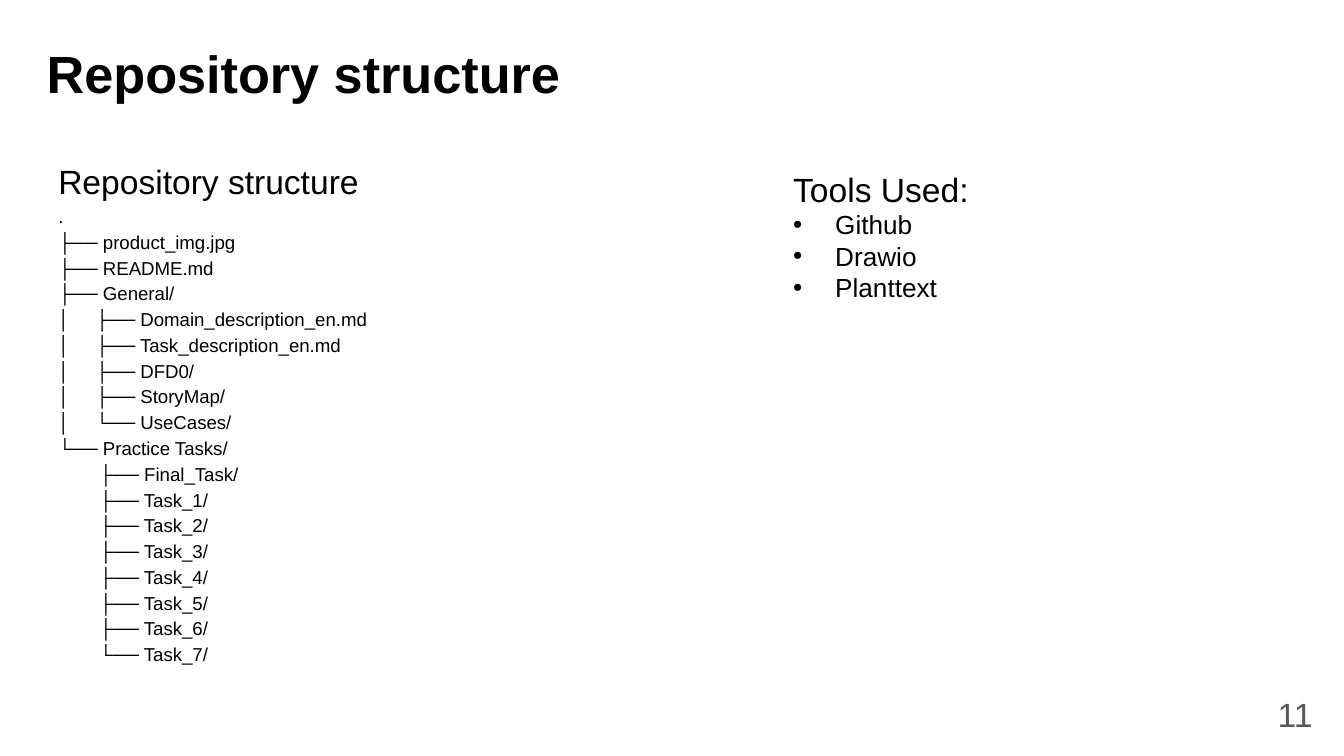
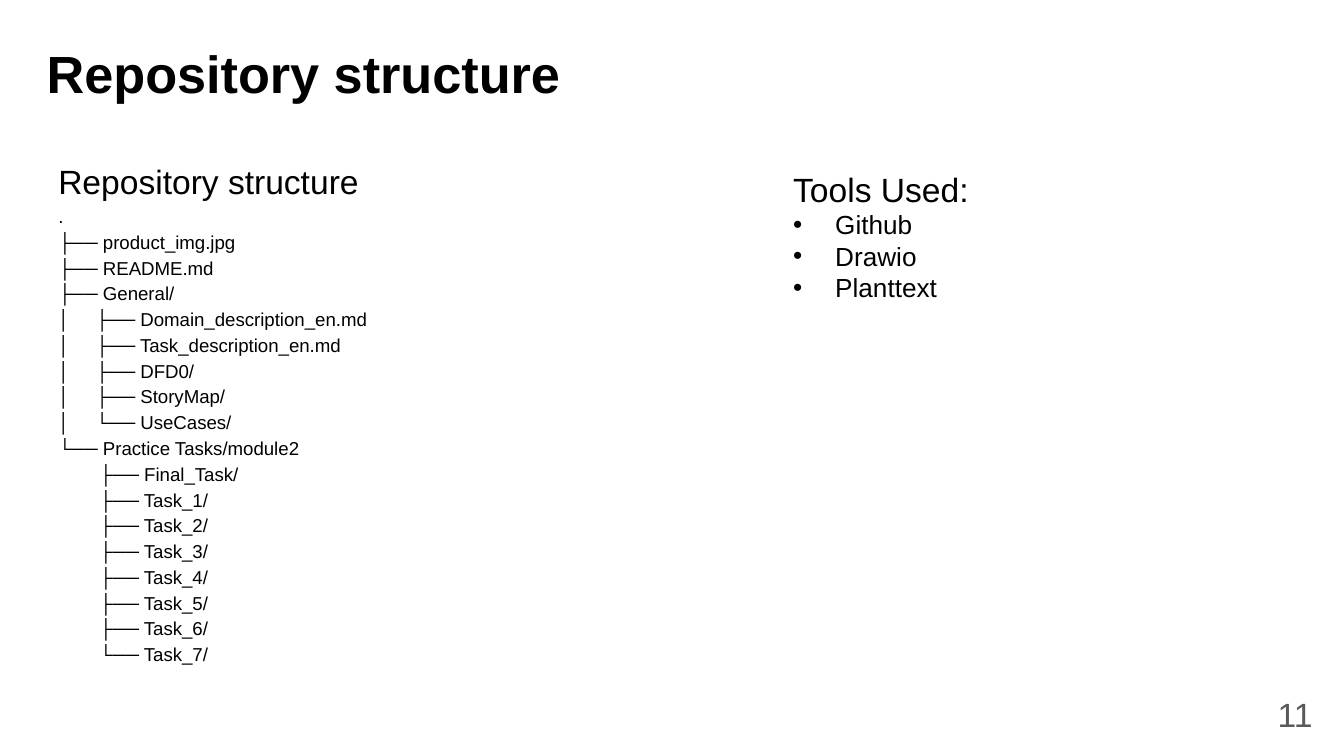
Before and after one commit to fanglores/Advanced-Software-Design, a slide deck: slide 11 of PracticeTasks/Module1/Final_Task/K8C_FinalTask1_(Task8).pptx. Drawn at 1344x756 pixels with LibreOffice and Linux fonts; fonts in the diff are those of the drawing. Boxes give left, top, right and bottom in pixels: in the first picture for what was removed or moved away, otherwise in the second. Text is boxed around its words. In the diff, an @@ line names an element or a change of style, - is before the commit and + after.

```diff
--- a/PracticeTasks/Module1/Final_Task/K8C_FinalTask1_(Task8).pptx
+++ b/PracticeTasks/Module1/Final_Task/K8C_FinalTask1_(Task8).pptx
@@ text at [103,441,299,456]: text changed @@
-└── Practice Tasks/
+└── Practice Tasks/module2
```
Also in this commit, not shown: 2 other files.
